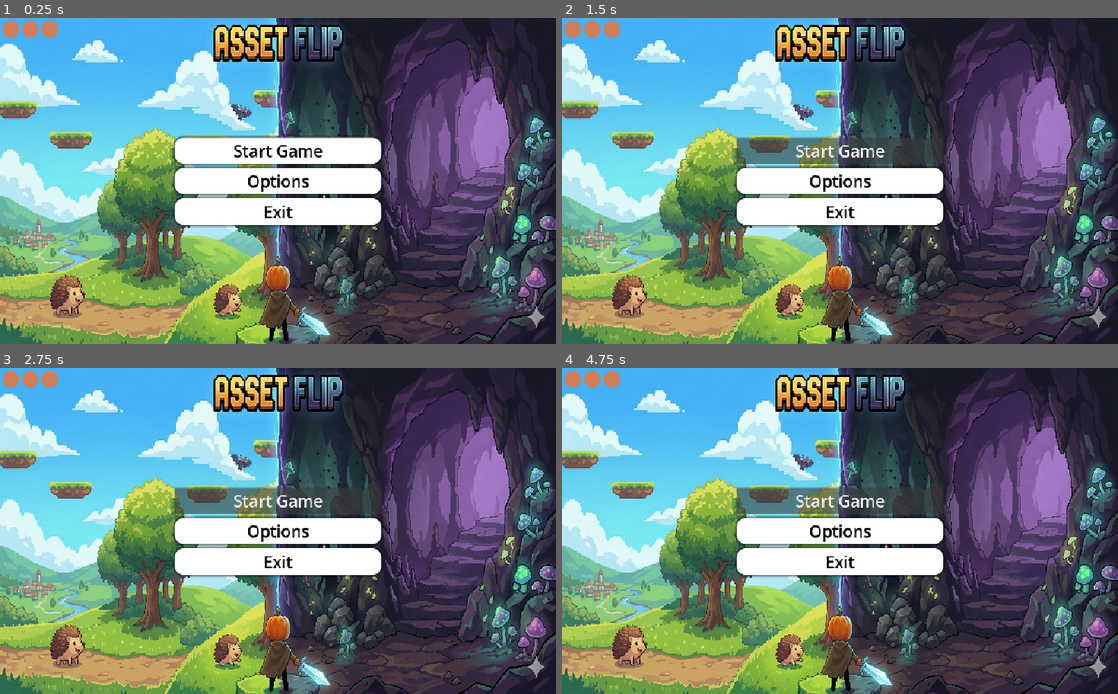
Above: before the commit, frames 1-4 (two rows, left to right).
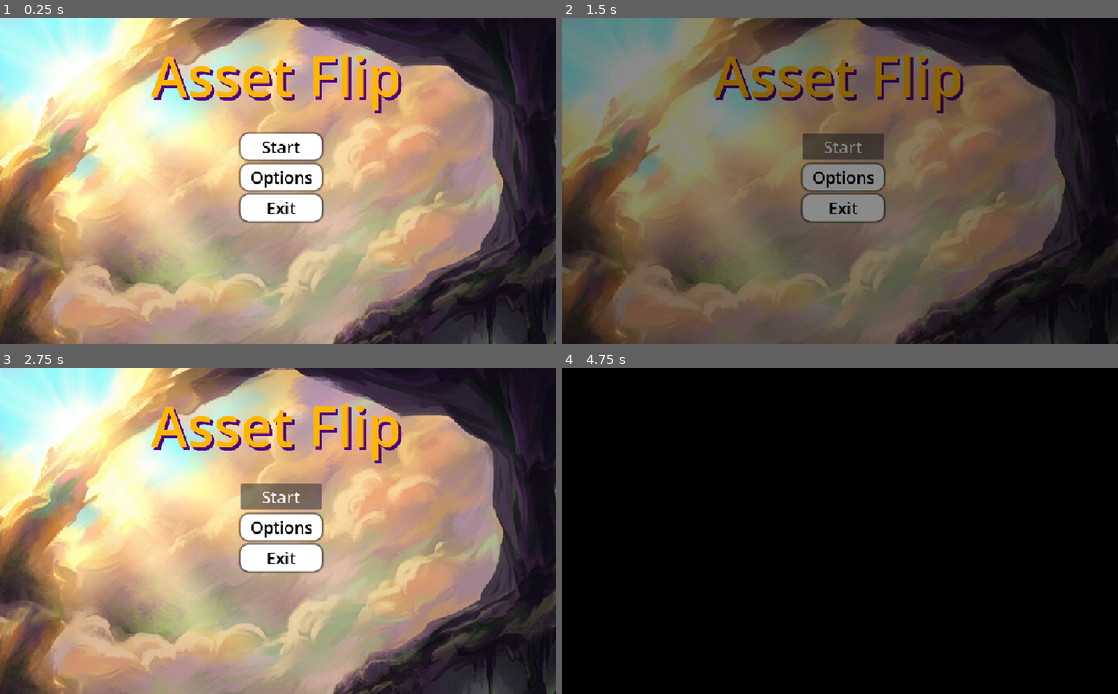
Above: after the commit, the same moments.

Repository: rayar93/asset-flip-game
Game: Godot game, scene res://Main_Menu.tscn
Two runs of this game, one before a commit and one after it. Both use one fixed random seed, a clock stepped at 60 frames per second and the inputs below. This scene is started directly instead of the project's main scene.
Inputs (mouse positions are in pixels of both pictures, inside the frame that each line leads up to):
- Up to frame 1 (0.25 s): no input
- Up to frame 2 (1.5 s): click "Options" at 0.5 s; click (840, 151) at 1.25 s, where only the run before the commit has a clickable "Start Game"
- Up to frame 3 (2.75 s): click (278, 501) at 2 s, where only the run before the commit has a clickable "Start Game"
- Up to frame 4 (4.75 s): click (845, 498) at 2.75 s, where only the run after the commit has a clickable "Start"; click (845, 498) at 3.5 s, where only the run after the commit has a clickable "Start"; tap Enter at 4.25 s; hold D (move_right) from 4.28 s (still down); tap J (attack) at 4.35 s; tap Space (jump) at 4.52 s

The runs differ from the first frame. In frame 1, 87% of the frame differs, in the area x 0-100%, y 0-100%; in frame 2, 93%; in frame 3, 88%; in frame 4, 99%.

Commit message:
Menu changes

Diff:
--- a/Actors/Player/player.tscn
+++ b/Actors/Player/player.tscn
@@ -212,7 +212,7 @@
 
 [node name="Camera2D" type="Camera2D" parent="." unique_id=2076986031 groups=["camera"]]
 scale = Vector2(2, 2)
-offset = Vector2(0, -100)
+offset = Vector2(0, -50)
 zoom = Vector2(2, 2)
 
 [node name="PlayerHurtbox" type="Area2D" parent="." unique_id=1316882466 groups=["player_hurtbox"]]
--- a/Main_Menu.tscn
+++ b/Main_Menu.tscn
@@ -1,10 +1,13 @@
 [gd_scene format=3 uid="uid://d01mgj7h5s8e8"]
 
 [ext_resource type="Script" uid="uid://cmlvqx4h2ehkr" path="res://main_menu.gd" id="1_wugcc"]
-[ext_resource type="Texture2D" uid="uid://bni141x2vwdvx" path="res://Gemini_Generated_Image_s0tqm0s0tqm0s0tq.png" id="2_gtid3"]
+[ext_resource type="Texture2D" uid="uid://bc2pfsmb8vgg6" path="res://assets/Menu.png" id="2_wugcc"]
 
-[sub_resource type="StyleBoxTexture" id="StyleBoxTexture_dnfjo"]
-texture = ExtResource("2_gtid3")
+[sub_resource type="StyleBoxTexture" id="StyleBoxTexture_gtid3"]
+texture = ExtResource("2_wugcc")
+
+[sub_resource type="Theme" id="Theme_wugcc"]
+default_font_size = 101
 
 [sub_resource type="StyleBoxFlat" id="StyleBoxFlat_jtkjj"]
 bg_color = Color(1, 1, 1, 1)
@@ -30,7 +33,20 @@
 anchor_bottom = 1.0
 grow_horizontal = 2
 grow_vertical = 2
-theme_override_styles/panel = SubResource("StyleBoxTexture_dnfjo")
+theme_override_styles/panel = SubResource("StyleBoxTexture_gtid3")
+
+[node name="Label" type="Label" parent="." unique_id=1239271189]
+layout_mode = 0
+offset_left = 278.0
+offset_top = 37.0
+offset_right = 740.0
+offset_bottom = 175.0
+theme = SubResource("Theme_wugcc")
+theme_override_colors/font_color = Color(1, 0.7137255, 0, 1)
+theme_override_colors/font_shadow_color = Color(0.30988076, 0.0009441171, 0.50568485, 1)
+theme_override_constants/shadow_offset_x = 5
+theme_override_constants/shadow_offset_y = 5
+text = "Asset Flip"
 
 [node name="VBoxContainer" type="VBoxContainer" parent="." unique_id=617955678]
 layout_mode = 1
@@ -39,23 +55,23 @@
 anchor_top = 0.5
 anchor_right = 0.5
 anchor_bottom = 0.5
-offset_left = -190.0
-offset_top = -80.5
-offset_right = 190.0
-offset_bottom = 80.5
+offset_left = -69.0
+offset_top = -87.0
+offset_right = 81.0
+offset_bottom = 74.0
 grow_horizontal = 2
 grow_vertical = 2
 theme_override_constants/separation = 8
 
-[node name="Button" type="Button" parent="VBoxContainer" unique_id=293133786]
+[node name="Start" type="Button" parent="VBoxContainer" unique_id=293133786]
 layout_mode = 2
 size_flags_vertical = 3
 theme_override_colors/font_color = Color(0, 0, 0, 1)
 theme_override_font_sizes/font_size = 30
 theme_override_styles/normal = SubResource("StyleBoxFlat_jtkjj")
-text = "Start Game"
+text = "Start"
 
-[node name="Button2" type="Button" parent="VBoxContainer" unique_id=1316031798]
+[node name="Options" type="Button" parent="VBoxContainer" unique_id=1316031798]
 layout_mode = 2
 size_flags_vertical = 3
 theme_override_colors/font_color = Color(0, 0, 0, 1)
@@ -63,7 +79,7 @@
 theme_override_styles/normal = SubResource("StyleBoxFlat_jtkjj")
 text = "Options"
 
-[node name="Button3" type="Button" parent="VBoxContainer" unique_id=1937667470]
+[node name="Exit" type="Button" parent="VBoxContainer" unique_id=1937667470]
 layout_mode = 2
 size_flags_vertical = 3
 theme_override_colors/font_color = Color(0, 0, 0, 1)
@@ -71,3 +87,7 @@
 theme_override_styles/normal = SubResource("StyleBoxFlat_jtkjj")
 text = "Exit
 "
+
+[connection signal="pressed" from="VBoxContainer/Start" to="." method="_on_start_pressed"]
+[connection signal="pressed" from="VBoxContainer/Options" to="." method="_on_options_pressed"]
+[connection signal="pressed" from="VBoxContainer/Exit" to="." method="_on_exit_pressed"]
--- a/autoloads/health_ui.gd
+++ b/autoloads/health_ui.gd
@@ -14,7 +14,10 @@
 func _find_and_connect_player():
 	await get_tree().process_frame
 	player = get_tree().get_first_node_in_group("player")
-	if not is_instance_valid(player): return
+	if not is_instance_valid(player):
+		hide()
+		return
+	show()
 	_update_pips(player.current_health)
 	if not player.health_changed.is_connected(_on_health_changed):
 		player.health_changed.connect(_on_health_changed)
--- a/main_menu.gd
+++ b/main_menu.gd
@@ -1,11 +1,10 @@
 extends Control
 
+func _on_start_pressed():
+	GameFlow.go_to_scene("res://levels/light_area/level_1_demo.tscn")
 
-# Called when the node enters the scene tree for the first time.
-func _ready() -> void:
-	pass # Replace with function body.
+func _on_options_pressed():
+	pass
 
-
-# Called every frame. 'delta' is the elapsed time since the previous frame.
-func _process(delta: float) -> void:
-	pass
+func _on_exit_pressed():
+	get_tree().quit()
--- a/project.godot
+++ b/project.godot
@@ -11,7 +11,7 @@
 [application]
 
 config/name="CAPSTONE PROJECT 2"
-run/main_scene="uid://ckxhvb75y2hom"
+run/main_scene="uid://d01mgj7h5s8e8"
 config/features=PackedStringArray("4.6", "GL Compatibility")
 config/icon="res://icon.svg"
 
Binary file added: assets/Menu.png
